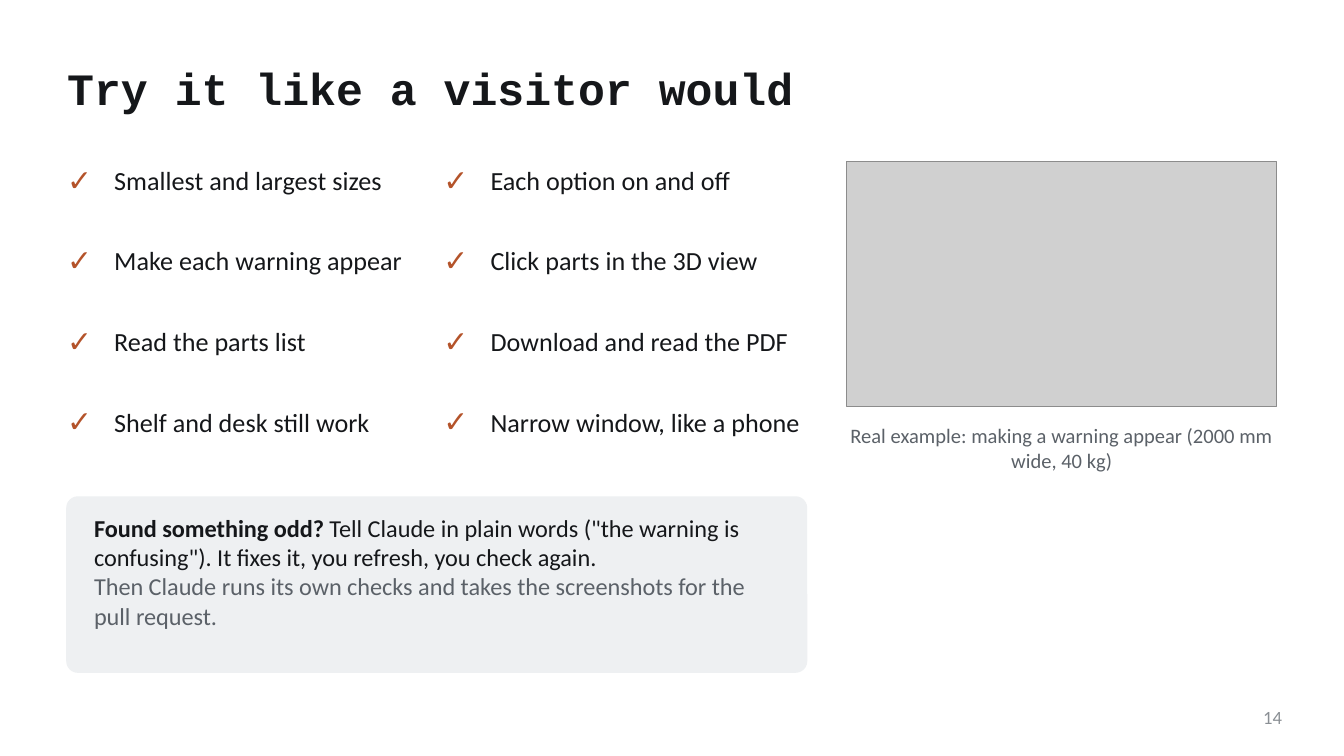
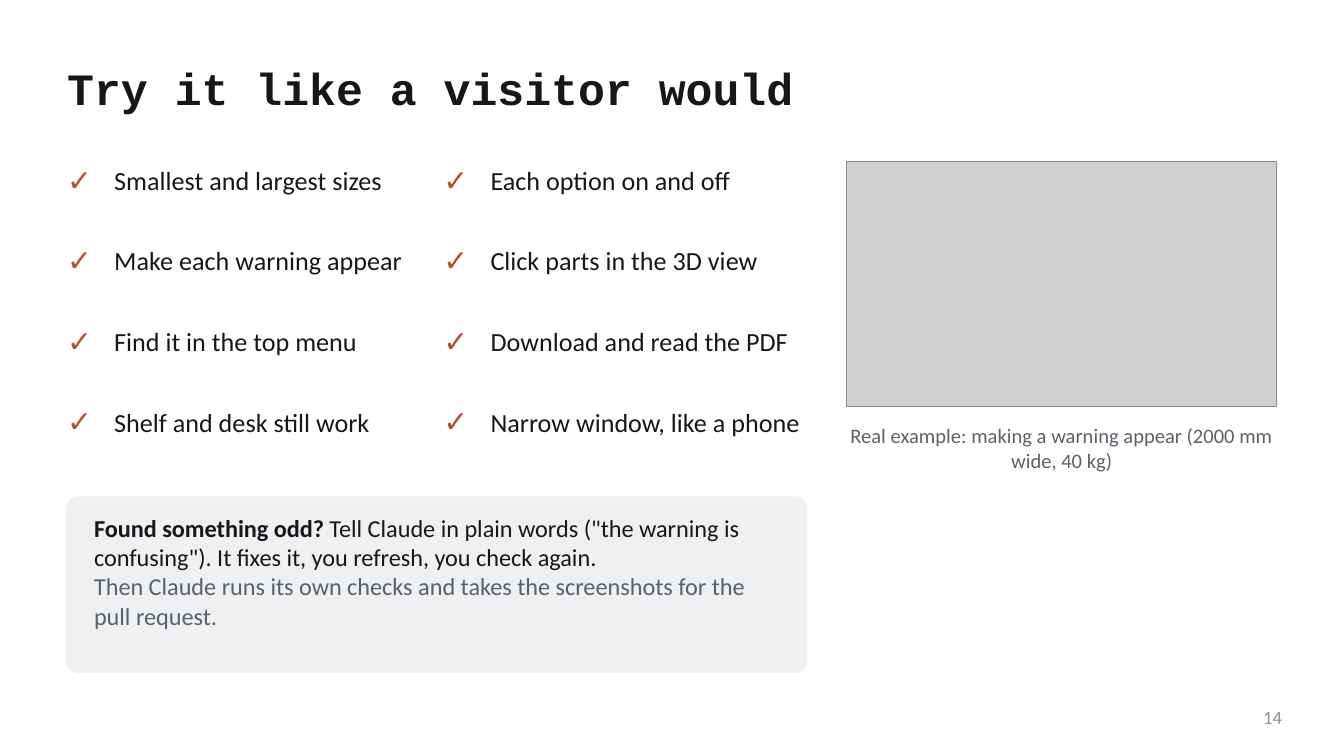
Before and after one commit to mfprado/acrylic-furniture, a slide deck: slide 14 of docs/contributing-guide.pptx. Drawn at 1344x756 pixels with LibreOffice and Linux fonts; fonts in the diff are those of the drawing; grey boxes stand for pictures. Boxes give left, top, right and bottom in pixels: in the first picture for what was removed or moved away, otherwise in the second. Text is boxed around its words. In the diff, an @@ line names an element or a change of style, - is before the commit and + after.

```diff
--- a/docs/contributing-guide.pptx
+++ b/docs/contributing-guide.pptx
@@ text at [114,333,356,356]: text changed @@
-Read the parts list
+Find it in the top menu
```
Also in this commit, not shown: 2 other slides changed, 4 other files.
